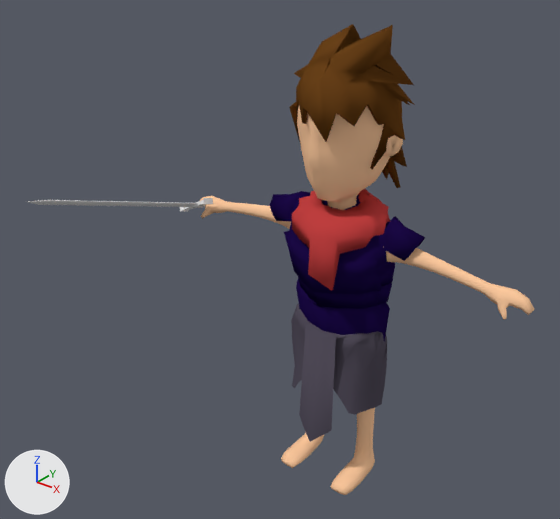
One commit to the Blender file REWOP/Assets/nexoGONEWILD.blend: the scene before it, then after it.
Before and after are seen from a 50 mm camera at (1.518, -2.348, 2.355) aimed at (-0.121, -0.299, 1.085). Every picture has the same lights, and +X, +Y and +Z are marked at lower left.

Names of what the first picture shows: 'Hair', 'Nexo', 'Nexo.001', 'Nexo.002', 'Nexo.003', 'Sword.001'.
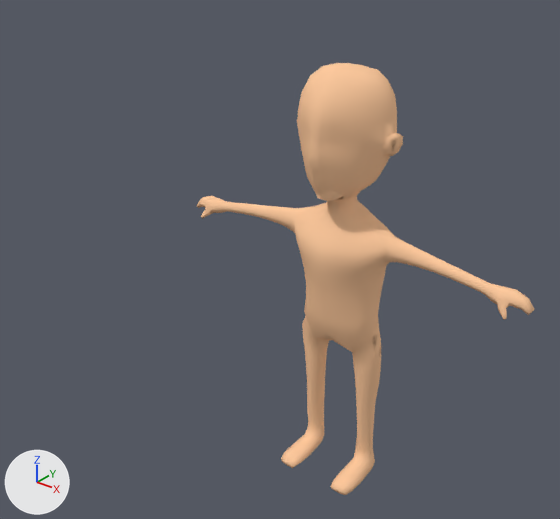
What differs and where, as boxes [x1, y1, x2, y2] in the pictures (560 x 519 px):
'Hair', hidden (brown): before [289, 24, 415, 188]
'Nexo.003', hidden (purple): before [270, 191, 425, 342]
'Nexo.001', hidden: before [291, 303, 387, 442]
'Nexo.002', hidden (red): before [292, 189, 390, 291]
'Sword.001', hidden: before [28, 198, 213, 212]
'Nexo', unchanged, uncovered by the edit: before [198, 106, 534, 495]; after [197, 63, 534, 495]

The change in detail:
Object 'Hair' (ob_hair) moves from (-0.02, -0.024, -0.002) to (0.0, 0.0, 0.0).
Object 'Hair' (ob_hair) is now hidden.
Object 'Nexo.001' (ob_nexo_001) moves from (-0.021, -0.024, -0.002) to (0.0, 0.0, 0.0).
Object 'Nexo.001' (ob_nexo_001) is now hidden.
Object 'Nexo.002' (ob_nexo_002) moves from (-0.021, -0.024, -0.002) to (0.0, 0.0, 0.0).
Object 'Nexo.002' (ob_nexo_002) is now hidden.
Object 'Nexo.003' (ob_nexo_003) moves from (-0.021, -0.024, -0.002) to (0.0, 0.0, 0.0).
Object 'Nexo.003' (ob_nexo_003) is now hidden.
Object 'Sword.001' (ob_sword_001) turns from (-57, -59, 144) to (0, 0, 0) degrees about x, y and z.
Object 'Sword.001' (ob_sword_001) is rescaled from (0.0286, 0.0286, 0.0286) to (1.0, 1.0, 1.0).
Object 'Sword.001' (ob_sword_001) moves from (-0.737, -0.024, 1.063) to (0.0, 0.0, 0.0).
Object 'Sword.001' (ob_sword_001) is now hidden.
